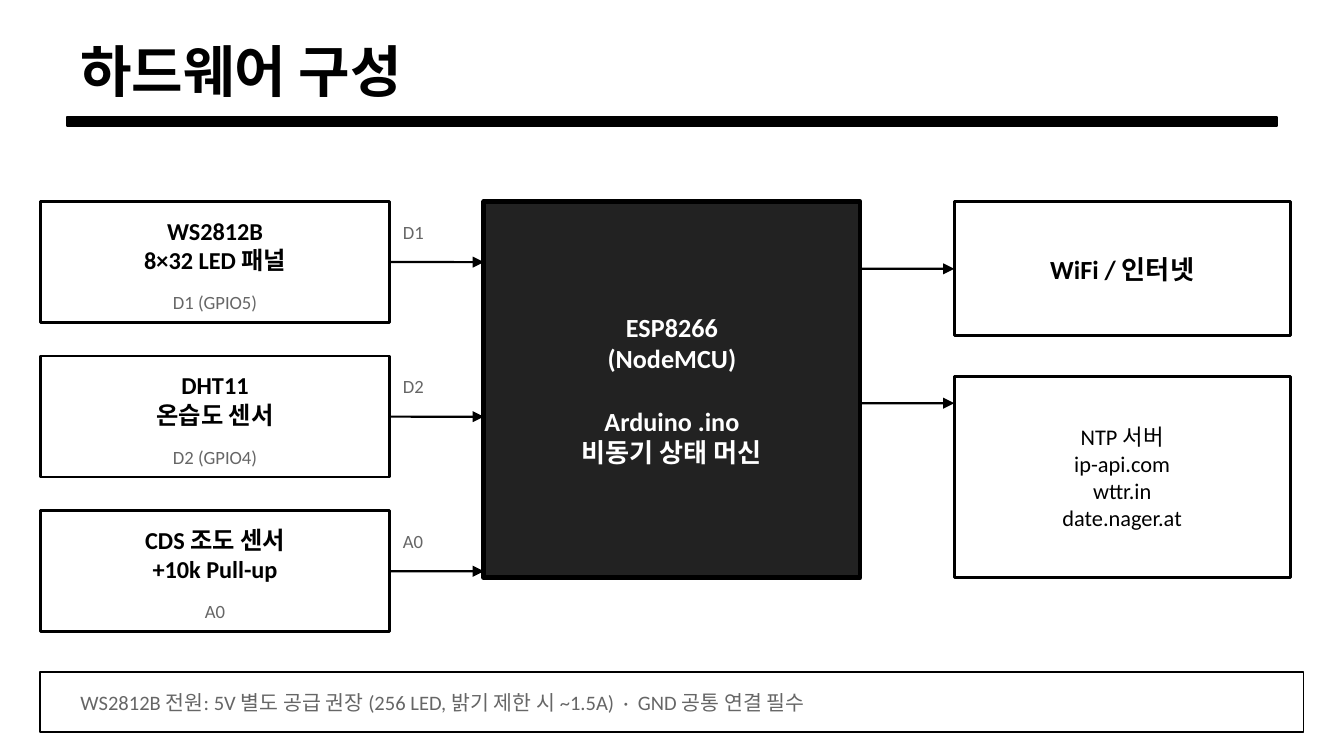
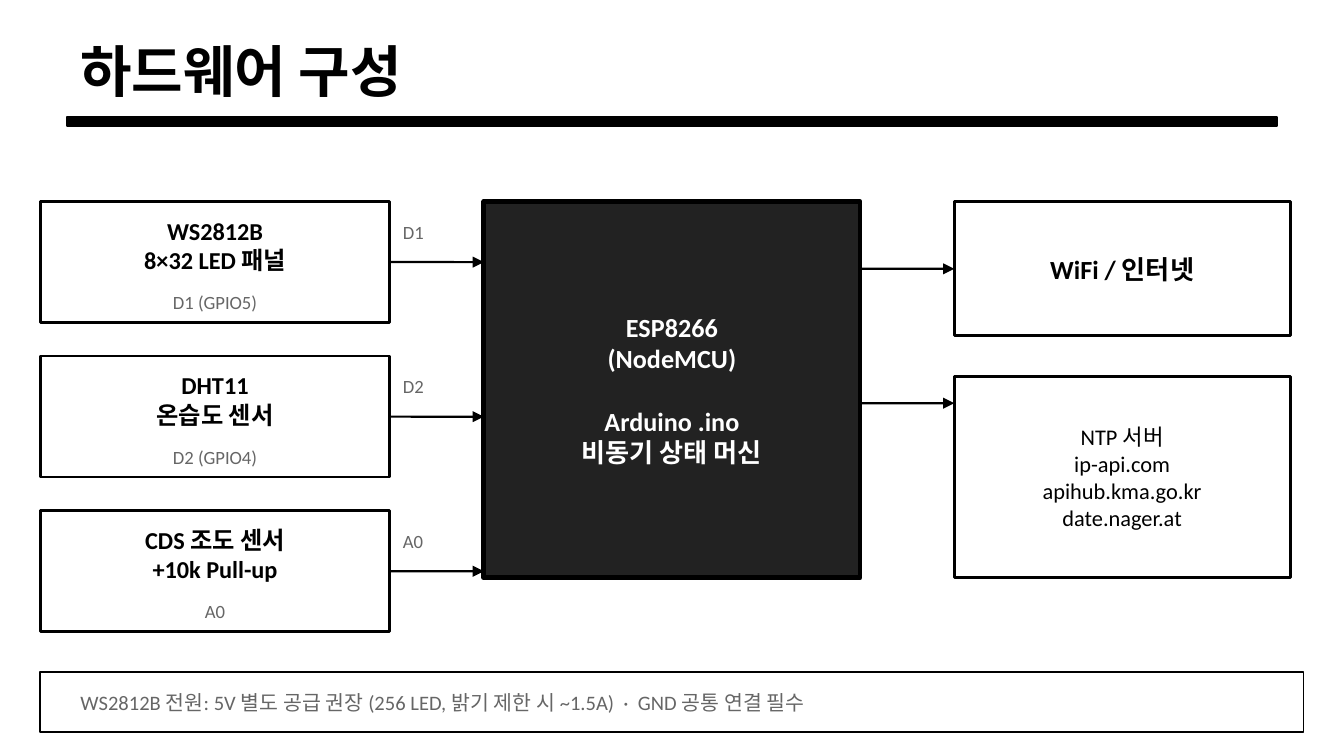
Before and after one commit to dselaser/IoT_WallClock, a slide deck: slide 2 of IoT_WallClock_설명.pptx. Drawn at 1344x756 pixels with LibreOffice and Linux fonts; fonts in the diff are those of the drawing. Boxes give left, top, right and bottom in pixels: in the first picture for what was removed or moved away, otherwise in the second. Text is boxed around its words. In the diff, an @@ line names an element or a change of style, - is before the commit and + after.

```diff
--- a/IoT_WallClock_설명.pptx
+++ b/IoT_WallClock_설명.pptx
@@ text at bbox=[1043, 483, 1202, 503]: text changed @@
-wttr.in
+apihub.kma.go.kr
```
Also in this commit, not shown: 6 other slides changed, 1 other file.
